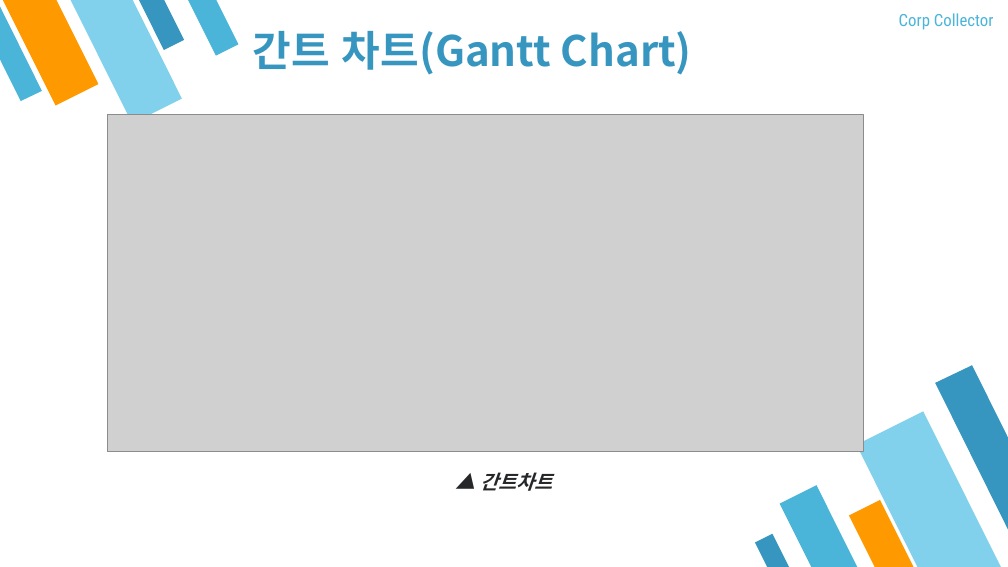
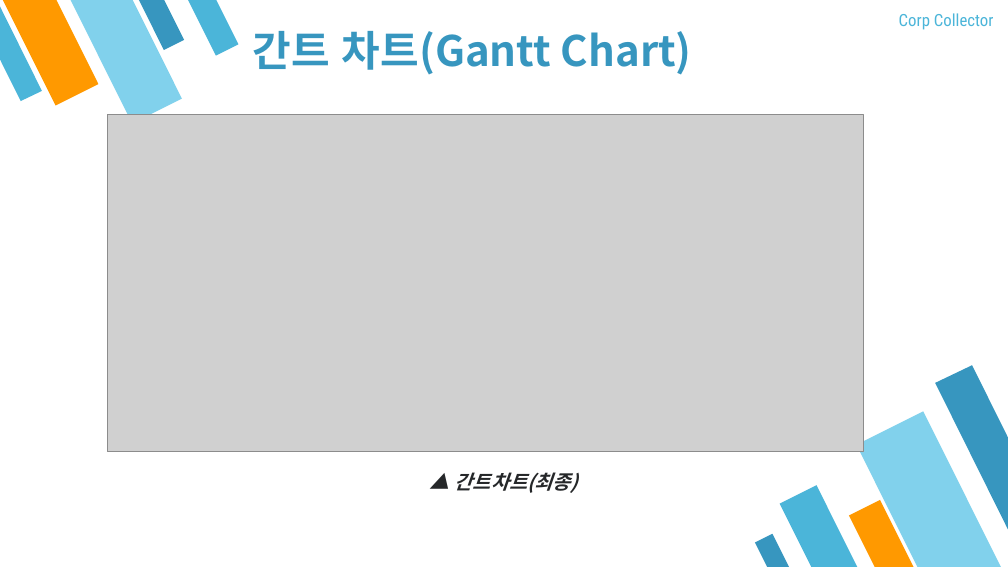
Before and after one commit to DrawGreen2021/Presentation, a slide deck: slide 17 of 최종발표/최종발표 PPT 사본.pptx. Drawn at 1008x567 pixels with LibreOffice and Linux fonts; fonts in the diff are those of the drawing; grey boxes stand for pictures. Boxes give left, top, right and bottom in pixels: in the first picture for what was removed or moved away, otherwise in the second. Text is boxed around its words. In the diff, an @@ line names an element or a change of style, - is before the commit and + after.

Commit message:
백엔드 PPT 구성, 사본 PPT의 간트 차트 부분 수정

```diff
--- a/최종발표/최종발표 PPT 사본.pptx
+++ b/최종발표/최종발표 PPT 사본.pptx
@@ text at (455, 472, 578, 493): text changed @@
-▲ 간트차트
+▲ 간트차트(최종)
```
Also in this commit, not shown: 1 other slide changed, 2 slides added, 1 slide removed, 1 other file.
